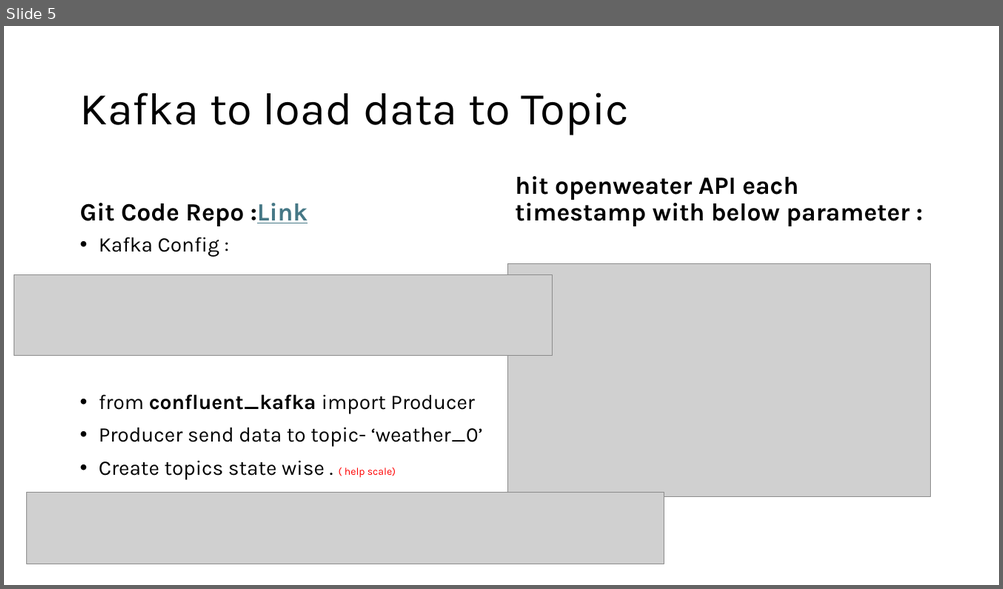
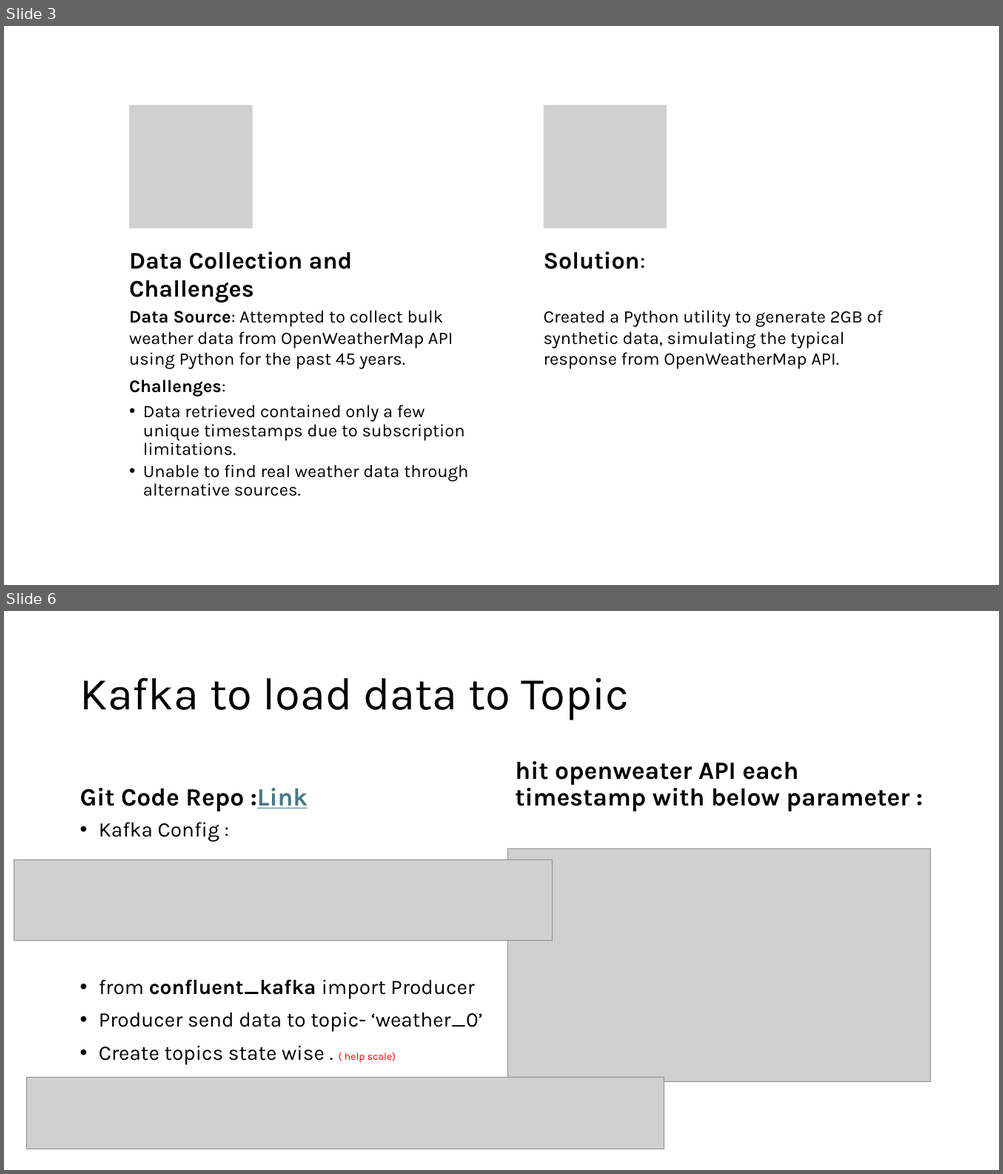
Before and after one commit to cksinghnet/Weather-Based-Grid-Optimization, a slide deck: DataEnggFinalProjectPPT.pptx. Shown one above the other, each under a label of ours: slide 5 before the commit, slides 3 and 6 after it; the slides between them are not shown. The pictures are 1003x589 and 1003x1174 pixels, drawn with LibreOffice and Linux fonts; fonts in the diff are those of the drawing; grey boxes stand for pictures. Boxes give left, top, right and bottom in pixels: in the first picture for what was removed or moved away, otherwise in the second. Text is boxed around its words. In the diff, an @@ line names an element or a change of style, - is before the commit and + after.

```diff
--- a/DataEnggFinalProjectPPT.pptx
+++ b/DataEnggFinalProjectPPT.pptx
@@ slide 3 added at <box>4,26,999,585</box>, background #FFFFFF @@
@@ group added at <box>129,105,882,497</box>: 4 texts, 2 pictures @@
+Data Collection and Challenges
+Data Source: Attempted to collect bulk weather data from OpenWeatherMap API using Python for the past 45 years.
+Challenges:
+  • Data retrieved contained only a few unique timestamps due to subscription limitations.
+  • Unable to find real weather data through alternative sources.
+Solution:
+Created a Python utility to generate 2GB of synthetic data, simulating the typical response from OpenWeatherMap API.
@@ what was slide 5 is now slide 6 @@
```
Also in this commit, not shown: 3 slides changed, 2 other slides added, 2 slides removed.
